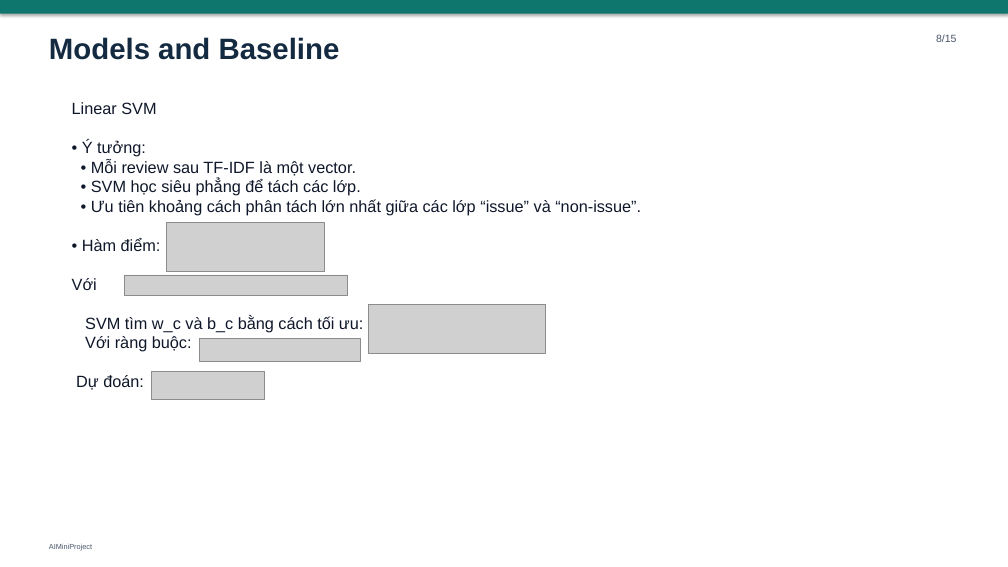
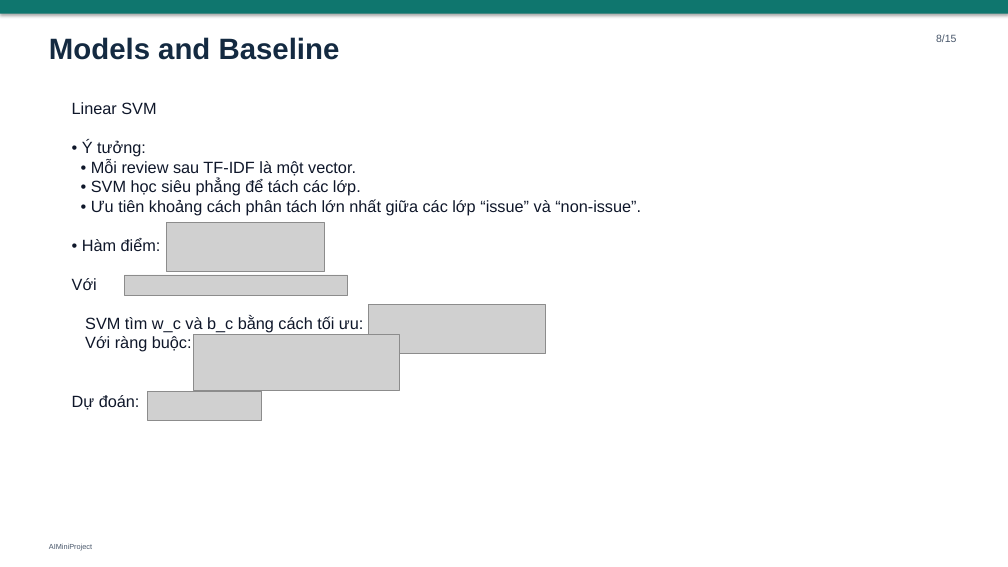
Before and after one commit to luongkien25/AIMiniProject, a slide deck: slide 12 of slides/AIMiniProject_presentation.pptx. Drawn at 1008x567 pixels with LibreOffice and Linux fonts; fonts in the diff are those of the drawing; grey boxes stand for pictures. Boxes give left, top, right and bottom in pixels: in the first picture for what was removed or moved away, otherwise in the second. Text is boxed around its words. In the diff, an @@ line names an element or a change of style, - is before the commit and + after.

```diff
--- a/slides/AIMiniProject_presentation.pptx
+++ b/slides/AIMiniProject_presentation.pptx
@@ text "Linear SVM" rewrapped from (72,102,641,390) to (72,102,641,410) @@
@@ picture added at (194,334,400,390) @@
@@ picture removed at (200,339,361,361) @@
@@ picture: place and size @@
-picture at (151,371,265,400)
+picture at (148,392,262,420)
```
